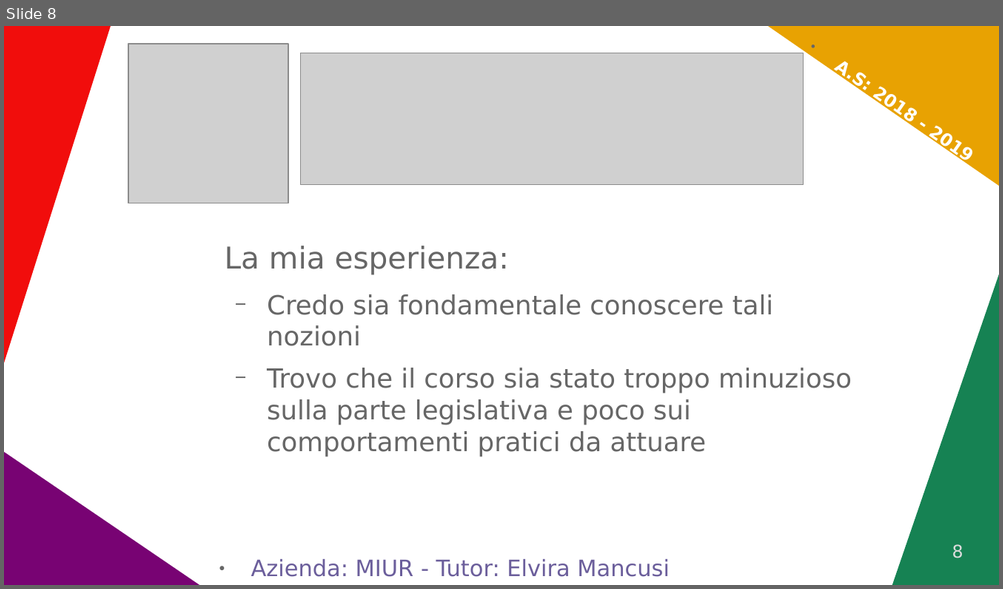
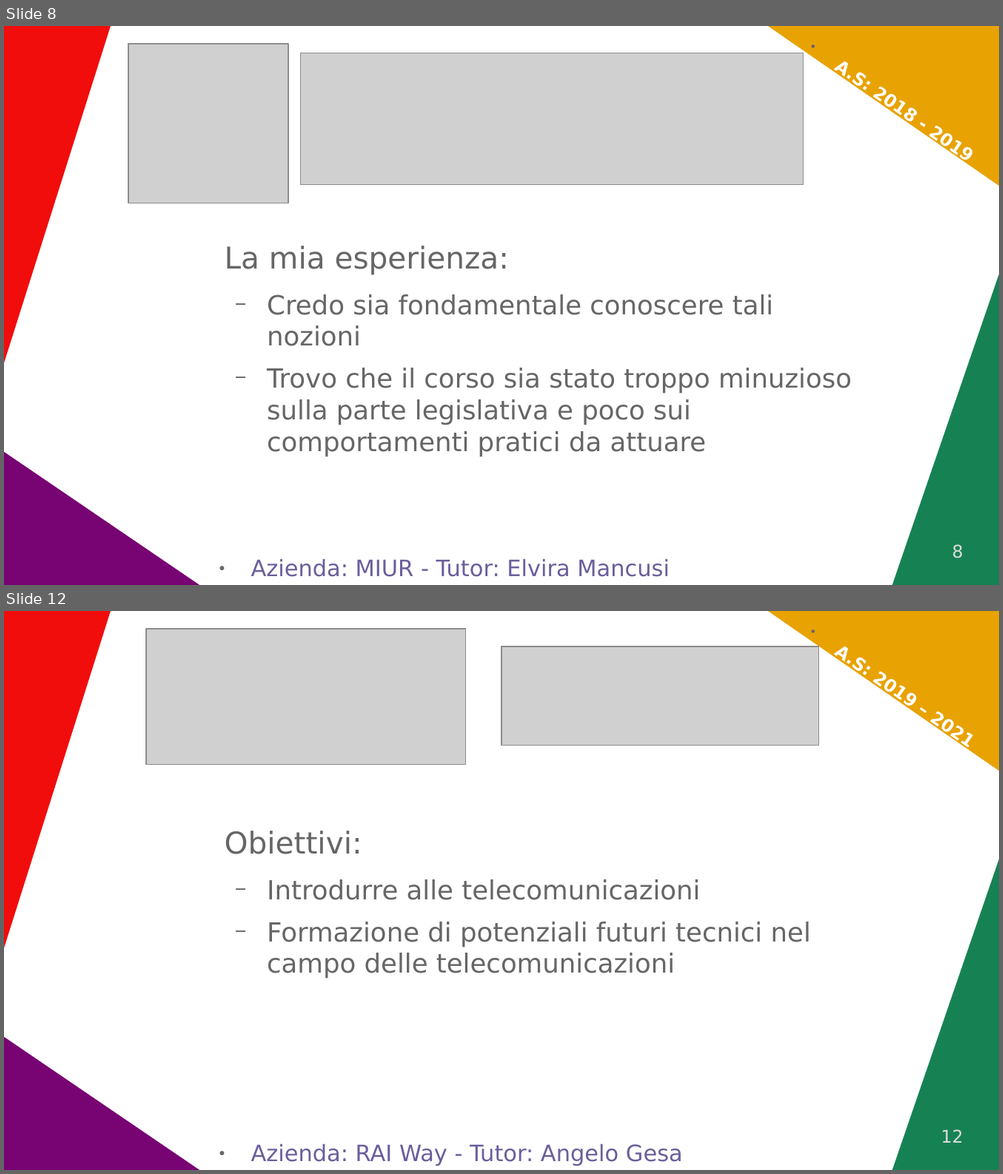
Before and after one commit to WAPEETY/media-way, a slide deck: proof_of_concept/PCTO.odp. Shown one above the other, each under a label of ours: slide 8 before the commit, slides 8 and 12 after it; the slides between them are not shown. The pictures are 1003x589 and 1003x1174 pixels, drawn with LibreOffice and Linux fonts; fonts in the diff are those of the drawing; grey boxes stand for pictures. Boxes give left, top, right and bottom in pixels: in the first picture for what was removed or moved away, otherwise in the second. Text is boxed around its words. In the diff, an @@ line names an element or a change of style, - is before the commit and + after.

```diff
--- a/proof_of_concept/PCTO.odp
+++ b/proof_of_concept/PCTO.odp
@@ slide 12 added at box(4, 611, 999, 1170), background #FFFFFF; not listed: 4 template elements that a slide beside it also shows @@
@@ picture added at box(145, 629, 465, 766) @@
@@ picture added at box(501, 647, 819, 746) @@
@@ text added at box(834, 646, 867, 676), 14 pt, text #FFFFFF, bold @@
+● A.S: 2019 – 2021
@@ text added at box(225, 831, 811, 979), 21 pt, text #666666 @@
+Obiettivi:
+  − Introdurre alle telecomunicazioni
+  − Formazione di potenziali futuri tecnici nel campo delle telecomunicazioni
@@ page number added at box(941, 1130, 963, 1143), 14 pt, text #DDDDDD @@
+12
@@ text added at box(251, 1145, 683, 1167), 18 pt, text #6B5E9B @@
+● Azienda: RAI Way - Tutor: Angelo Gesa
```
Also in this commit, not shown: 6 other slides added.
